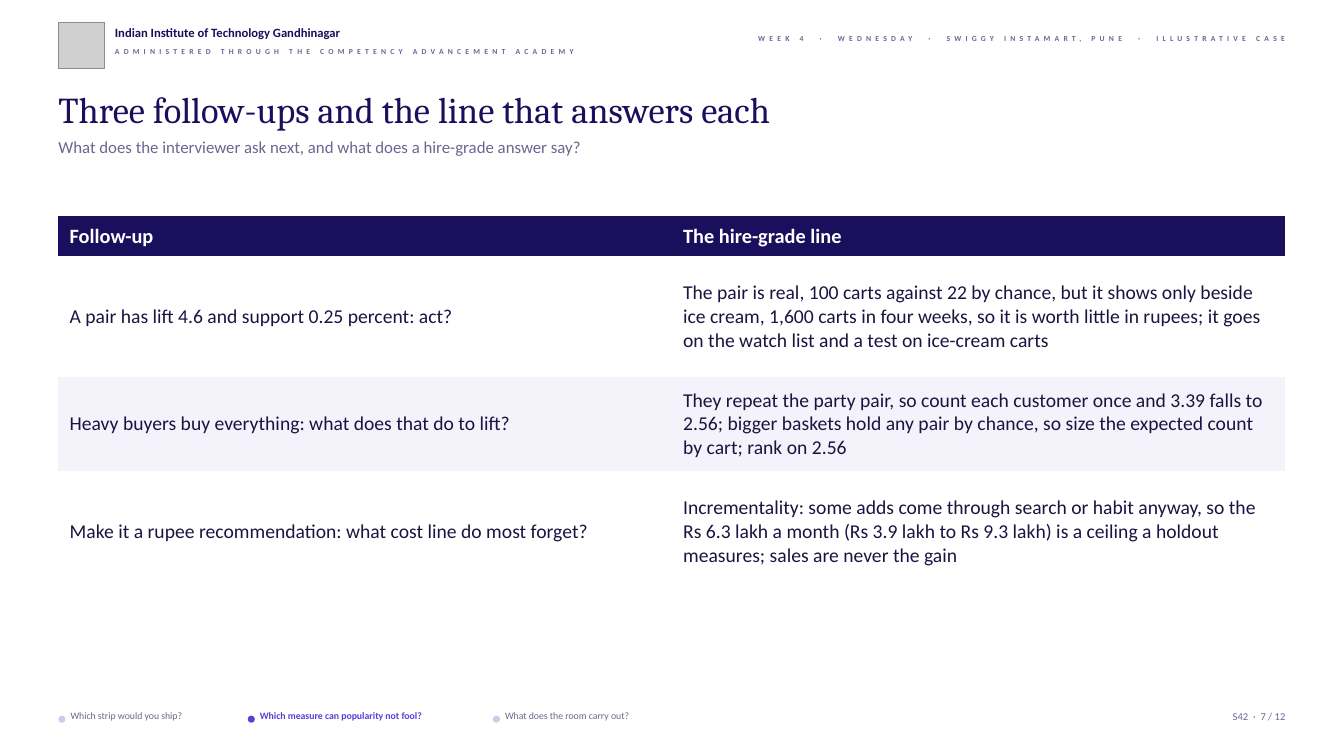
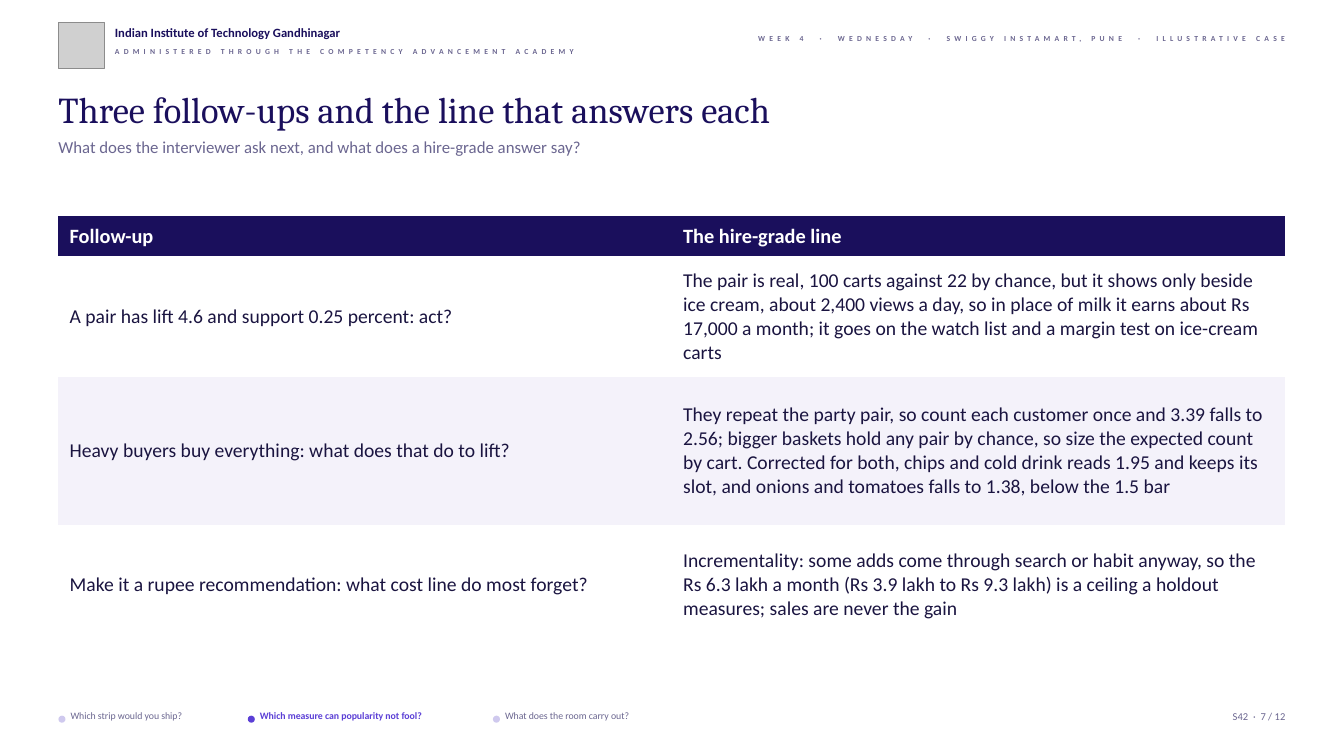
Before and after one commit to fde-academy-lab/c2-content-factory, a slide deck: slide 7 of content/W04/D3/slides/C2_W04_D03_half2_STUDENT.pptx. Drawn at 1344x756 pixels with LibreOffice and Linux fonts; fonts in the diff are those of the drawing; grey boxes stand for pictures; background and template pictures are left out. Boxes give left, top, right and bottom in pixels: in the first picture for what was removed or moved away, otherwise in the second. Text is boxed around its words. In the diff, an @@ line names an element or a change of style, - is before the commit and + after.

```diff
--- a/content/W04/D3/slides/C2_W04_D03_half2_STUDENT.pptx
+++ b/content/W04/D3/slides/C2_W04_D03_half2_STUDENT.pptx
@@ table at (x1=58, y1=216, x2=1287, y2=645) @@
-row 2, column 2: The pair is real, 100 carts against 22 by chance, but it shows only beside ice cream, 1,600 carts in four weeks, so it is worth little in rupees; it goes on the watch list and a test on ice-cream carts
+row 2, column 2: The pair is real, 100 carts against 22 by chance, but it shows only beside ice cream, about 2,400 views a day, so in place of milk it earns about Rs 17,000 a month; it goes on the watch list and a margin test on ice-cream carts
-row 3, column 2: They repeat the party pair, so count each customer once and 3.39 falls to 2.56; bigger baskets hold any pair by chance, so size the expected count by cart; rank on 2.56
+row 3, column 2: They repeat the party pair, so count each customer once and 3.39 falls to 2.56; bigger baskets hold any pair by chance, so size the expected count by cart. Corrected for both, chips and cold drink reads 1.95 and keeps its slot, and onions and tomatoes falls to 1.38, below the 1.5 bar
```
Also in this commit, not shown: 10 other files.
